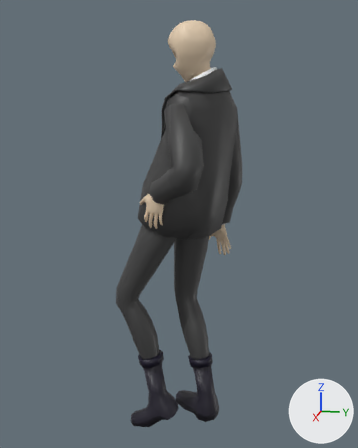
A saved change to the glTF model resources/model/player/Player.gltf.
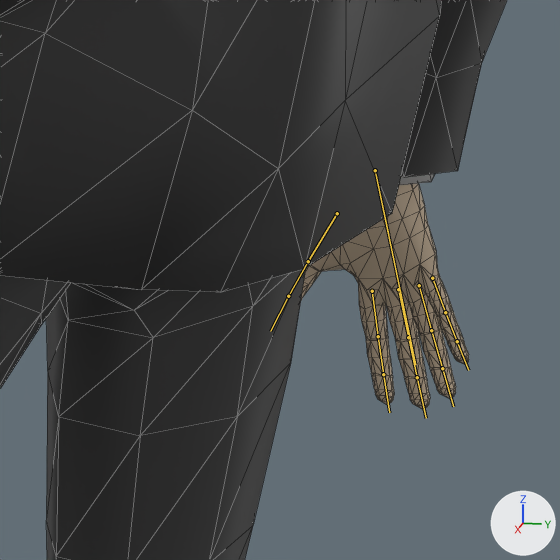
There are two pictures of each version: one whole from a 50 mm lens placed at (2.182, 0.398, 1.559), pointed at (0.029, -0.032, 1.021), one close up on the part from 47% to 68% of the width and 45% to 62% of the height. Lighting does not change. The marker at lower right points along +X, +Y and +Z. The older version's two pictures come first. Both versions are drawn at frame 0 of the action 'Damage'; the numbers are the values there. The bones that change, and the others that lie on the model, are drawn over the model as lines in the close-ups. The close-ups show mesh edges as thin lines.

The first close-up shows 'Body', 'Pants', 'Suit' and 1 more.
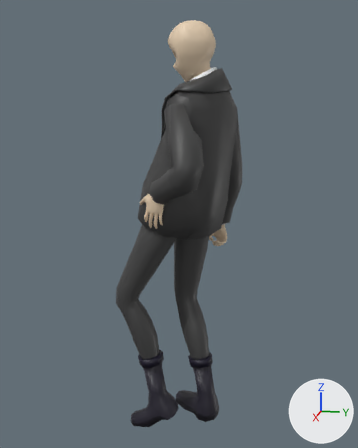
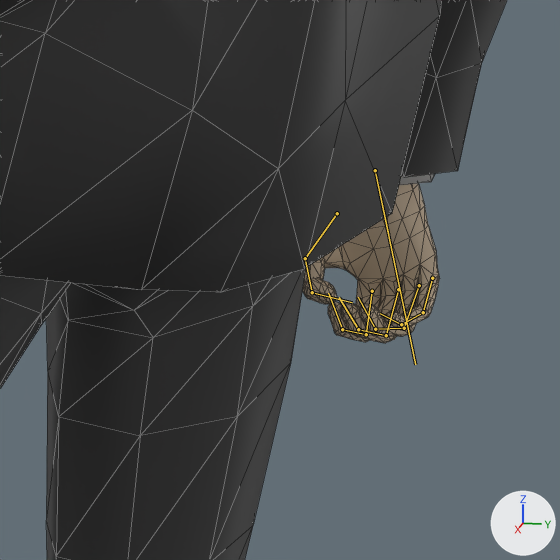
The change in detail:
Bone 'LittleProximal.R' (bone_littleproximal_r) turns from (0, 0, 0) to (-37, 8, 11) degrees about its own x, y and z.
Bone 'LittleInterMediate.R' (bone_littleintermediate_r) turns from (0, 0, 0) to (-48, 0, 0) degrees about its own x, y and z.
Bone 'LittleDistal.R' (bone_littledistal_r) turns from (0, 0, 0) to (-43, 0, 0) degrees about its own x, y and z.
Bone 'MiddleProximal.R' (bone_middleproximal_r) turns from (0, 0, 0) to (-41, 0, 0) degrees about its own x, y and z.
Bone 'MiddleInterMediate.R' (bone_middleintermediate_r) turns from (0, 0, 0) to (-74, 0, 0) degrees about its own x, y and z.
Bone 'MiddleDistal.R' (bone_middledistal_r) turns from (0, 0, 0) to (-40, 0, 0) degrees about its own x, y and z.
Bone 'IndexProximal.R' (bone_indexproximal_r) turns from (0, 0, 0) to (-40, -8, -9) degrees about its own x, y and z.
Bone 'IndexInterMediate.R' (bone_indexintermediate_r) turns from (0, 0, 0) to (-74, 0, 0) degrees about its own x, y and z.
Bone 'IndexDistal.R' (bone_indexdistal_r) turns from (0, 0, 0) to (-58, 0, 0) degrees about its own x, y and z.
Bone 'RingProximal.R' (bone_ringproximal_r) turns from (0, 0, 0) to (-43, 5, 6) degrees about its own x, y and z.
Bone 'RingInterMediate.R' (bone_ringintermediate_r) turns from (0, 0, 0) to (-64, 0, 0) degrees about its own x, y and z.
Bone 'RingDistal.R' (bone_ringdistal_r) turns from (0, 0, 0) to (-54, 0, 0) degrees about its own x, y and z.
Bone 'ThumbProximal.R' (bone_thumbproximal_r) turns from (0, 0, 0) to (-48, -3, 31) degrees about its own x, y and z.
Bone 'ThumbInterMediate.R' (bone_thumbintermediate_r) turns from (0, 0, 0) to (-27, -9, -17) degrees about its own x, y and z.
Bone 'ThumbDistal.R' (bone_thumbdistal_r) turns from (0, 0, 0) to (-54, -16, -11) degrees about its own x, y and z.

What differs and where, as boxes [x1, y1, x2, y2] in the close-ups (560 x 560 px):
'Body', posed: before [301, 183, 469, 409]; after [302, 183, 440, 343]
bone 'LittleProximal.R', root to tip: before (432, 278) to (445, 312); after (432, 278) to (423, 312)
bone 'LittleInterMediate.R', root to tip: before (445, 312) to (457, 341); after (423, 312) to (401, 324)
bone 'LittleDistal.R', root to tip: before (457, 341) to (468, 370); after (401, 324) to (380, 313)
bone 'MiddleProximal.R', root to tip: before (398, 289) to (408, 337); after (398, 289) to (386, 335)
bone 'MiddleInterMediate.R', root to tip: before (408, 337) to (417, 377); after (386, 335) to (358, 329)
bone 'MiddleDistal.R', root to tip: before (417, 377) to (426, 418); after (358, 329) to (339, 297)
bone 'IndexProximal.R', root to tip: before (372, 291) to (378, 336); after (372, 291) to (366, 334)
bone 'IndexInterMediate.R', root to tip: before (378, 336) to (383, 374); after (366, 334) to (342, 329)
bone 'IndexDistal.R', root to tip: before (383, 374) to (389, 412); after (342, 329) to (328, 293)
bone 'RingProximal.R', root to tip: before (419, 285) to (431, 330); after (419, 285) to (404, 328)
bone 'RingInterMediate.R', root to tip: before (431, 330) to (442, 368); after (404, 328) to (375, 329)
bone 'RingDistal.R', root to tip: before (442, 368) to (453, 406); after (375, 329) to (358, 297)
bone 'ThumbProximal.R', root to tip: before (337, 213) to (308, 261); after (337, 213) to (305, 258)
bone 'ThumbInterMediate.R', root to tip: before (308, 261) to (288, 296); after (305, 258) to (312, 292)
bone 'ThumbDistal.R', root to tip: before (288, 296) to (270, 331); after (312, 292) to (352, 302)
